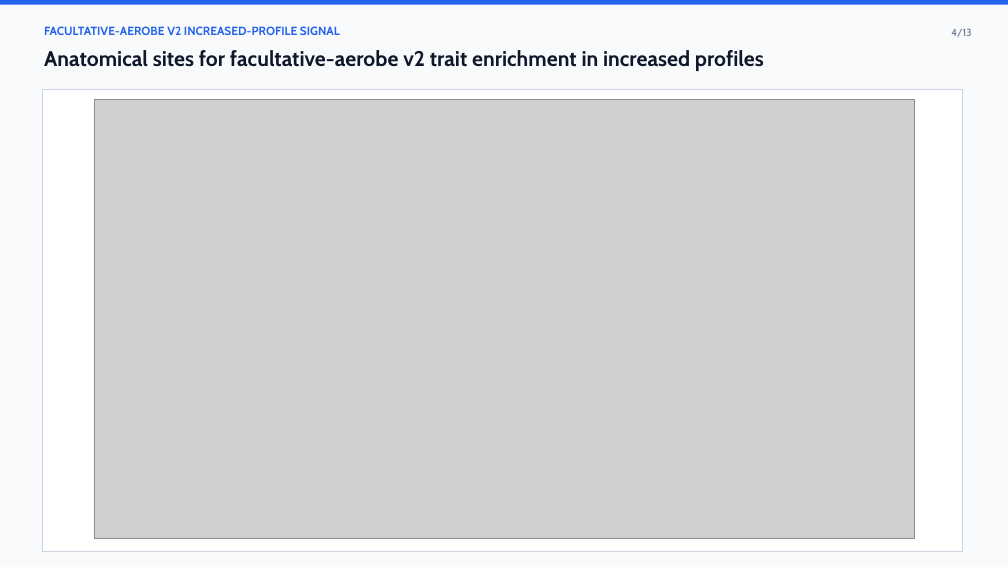
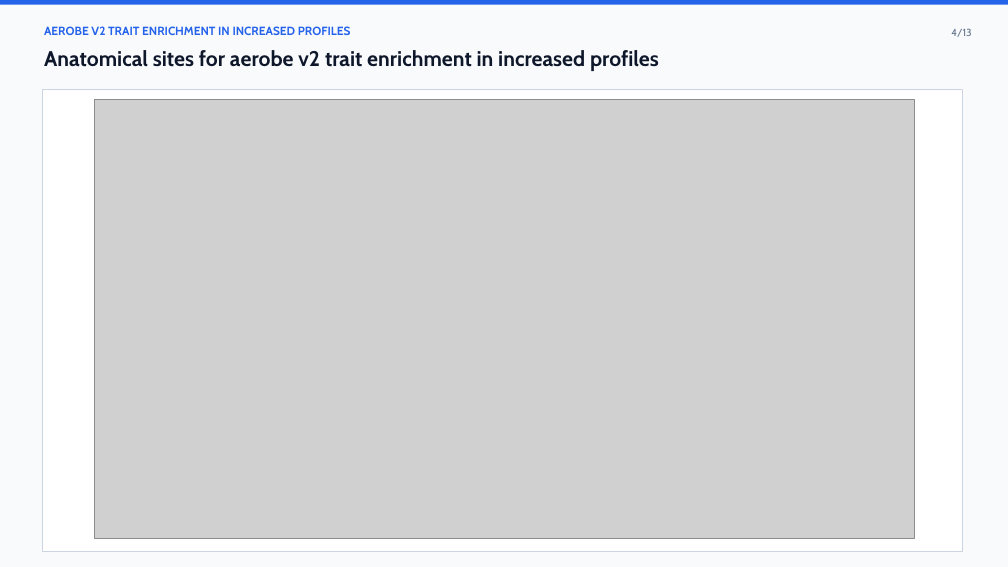
Before and after one commit to CultureBotAI/microbial-trait-profiling, a slide deck: slide 4 of trait-visualization/trait-profile-investigation/trait_profile_investigation_figures.pptx. Drawn at 1008x567 pixels with LibreOffice and Linux fonts; fonts in the diff are those of the drawing; grey boxes stand for pictures. Boxes give left, top, right and bottom in pixels: in the first picture for what was removed or moved away, otherwise in the second. Text is boxed around its words. In the diff, an @@ line names an element or a change of style, - is before the commit and + after.

```diff
--- a/trait-visualization/trait-profile-investigation/trait_profile_investigation_figures.pptx
+++ b/trait-visualization/trait-profile-investigation/trait_profile_investigation_figures.pptx
@@ text at (x1=44, y1=26, x2=351, y2=35): text changed @@
-FACULTATIVE-AEROBE V2 INCREASED-PROFILE SIGNAL
+AEROBE V2 TRAIT ENRICHMENT IN INCREASED PROFILES
@@ text at (x1=44, y1=50, x2=659, y2=71): text changed @@
-Anatomical sites for facultative-aerobe v2 trait enrichment in increased profiles
+Anatomical sites for aerobe v2 trait enrichment in increased profiles
```
Also in this commit, not shown: 5 other slides changed, 38 other files.
